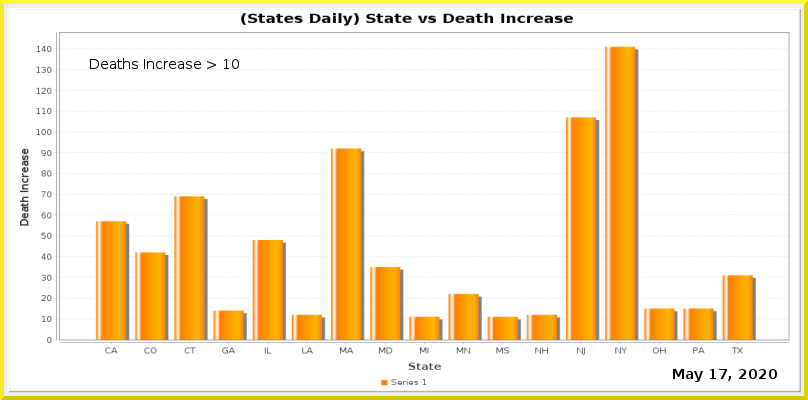
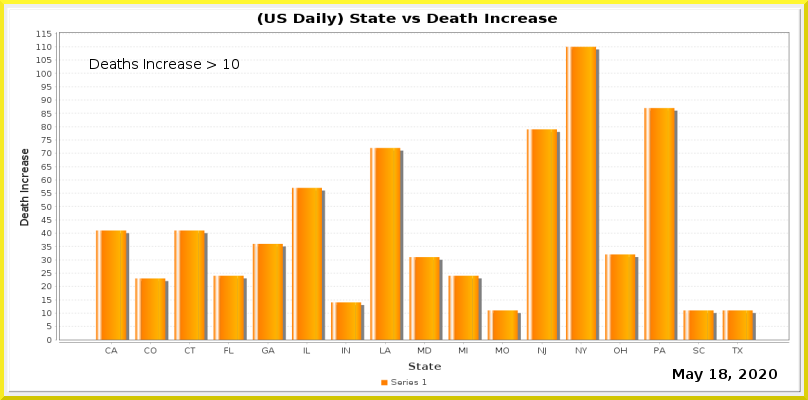
Layers edited between the first and the second 808×400 image:
painted on "Current Date" over bbox(719, 369, 727, 379)
painted on "Date_vs_TestIncrease.png" over bbox(9, 9, 802, 392)
